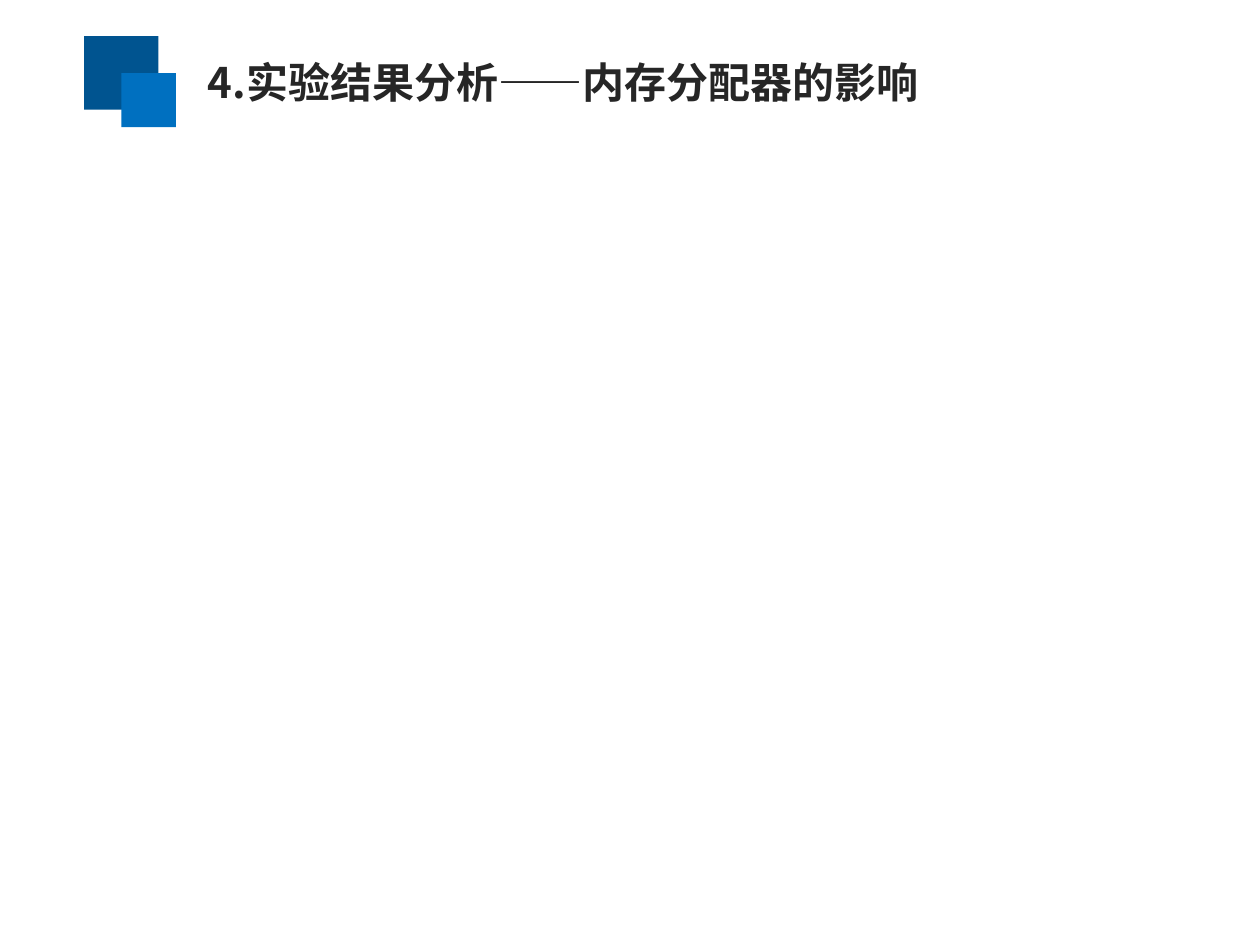
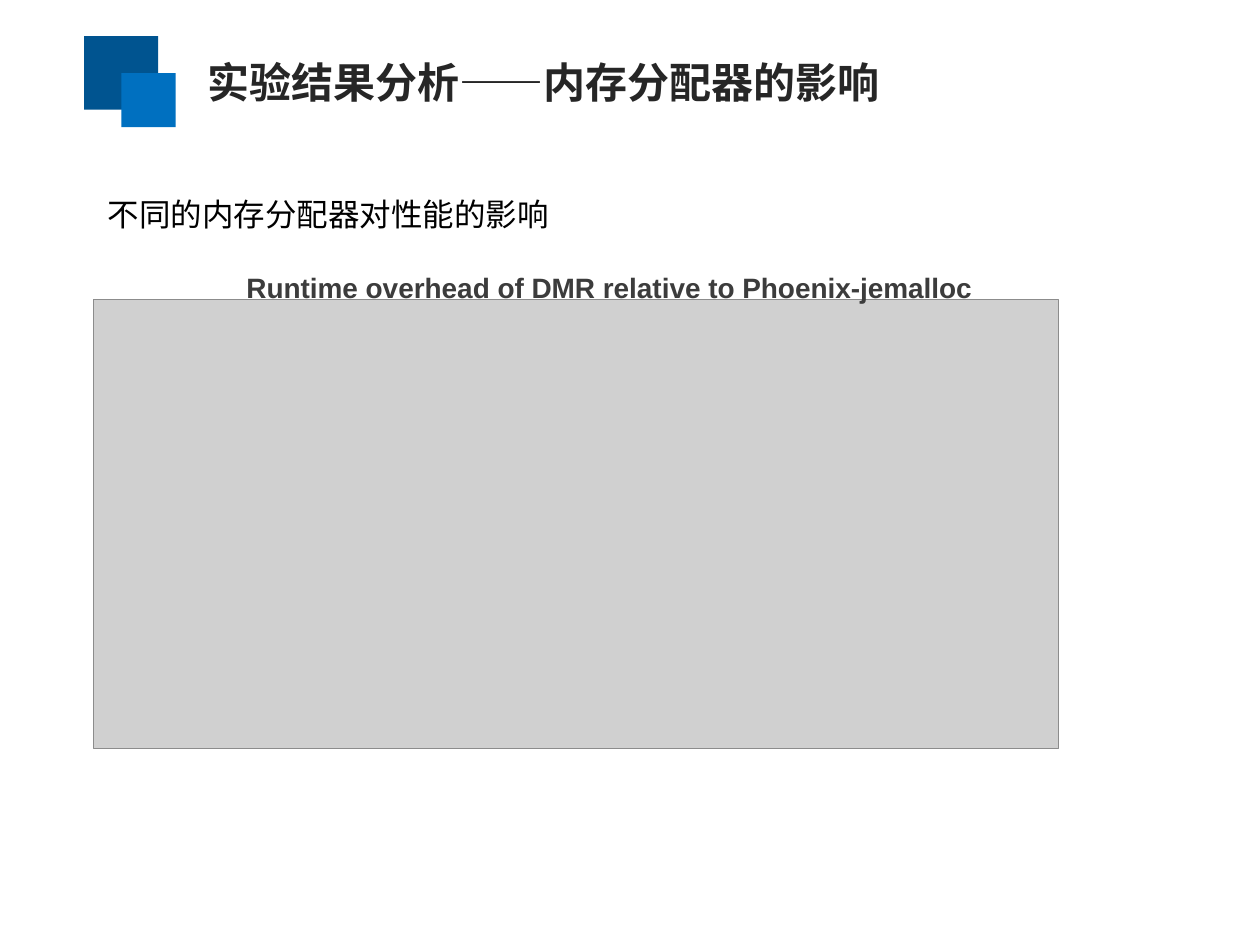
Before and after one commit to yufenyu/work, a slide deck: slide 15 of dmr_paper/paper/chinaSys-2016.ppt (slide 17 before the commit). Drawn at 1260x945 pixels with LibreOffice and Linux fonts; fonts in the diff are those of the drawing; grey boxes stand for pictures. Boxes give left, top, right and bottom in pixels: in the first picture for what was removed or moved away, otherwise in the second. Text is boxed around its words. In the diff, an @@ line names an element or a change of style, - is before the commit and + after.

```diff
--- a/dmr_paper/paper/chinaSys-2016.ppt
+++ b/dmr_paper/paper/chinaSys-2016.ppt
@@ text at bbox=[208, 62, 880, 102]: text changed @@
-4.实验结果分析——内存分配器的影响
+实验结果分析——内存分配器的影响
@@ text added at bbox=[108, 199, 549, 229], 18 pt, text #000000 @@
+不同的内存分配器对性能的影响
@@ text added at bbox=[246, 277, 971, 304], 16 pt, text #3C3C3C, bold @@
+Runtime overhead of DMR relative to Phoenix-jemalloc
@@ picture added at bbox=[93, 300, 1057, 748] @@
```
Also in this commit, not shown: 12 other slides changed, 1 slide removed.
